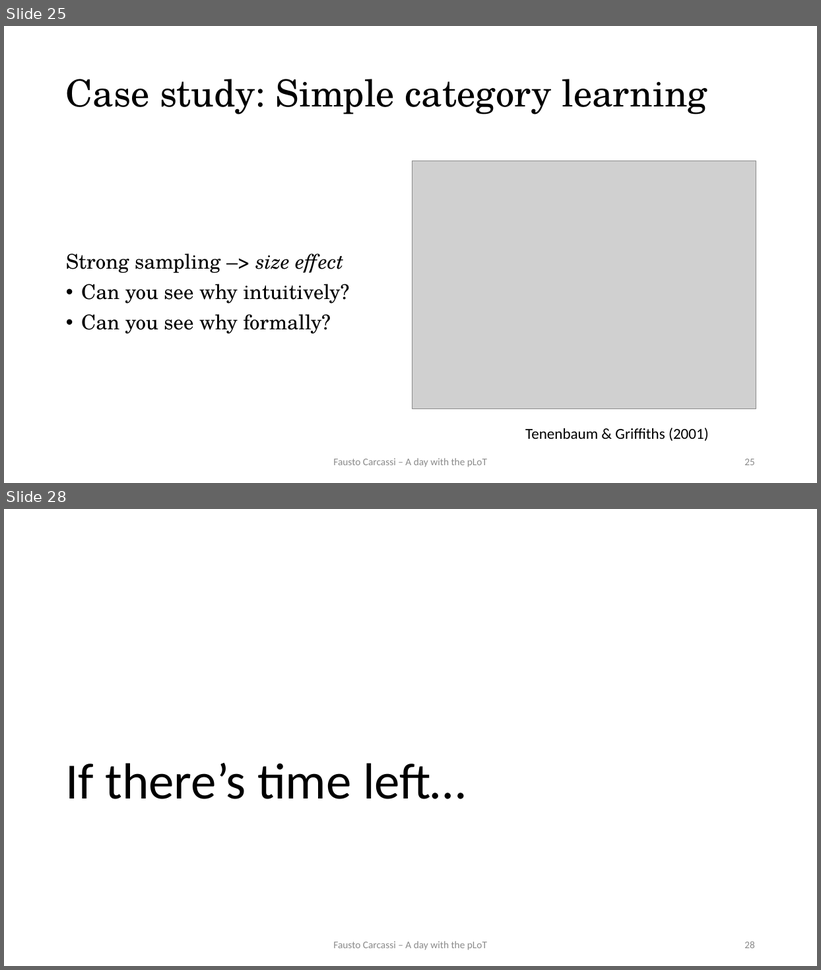
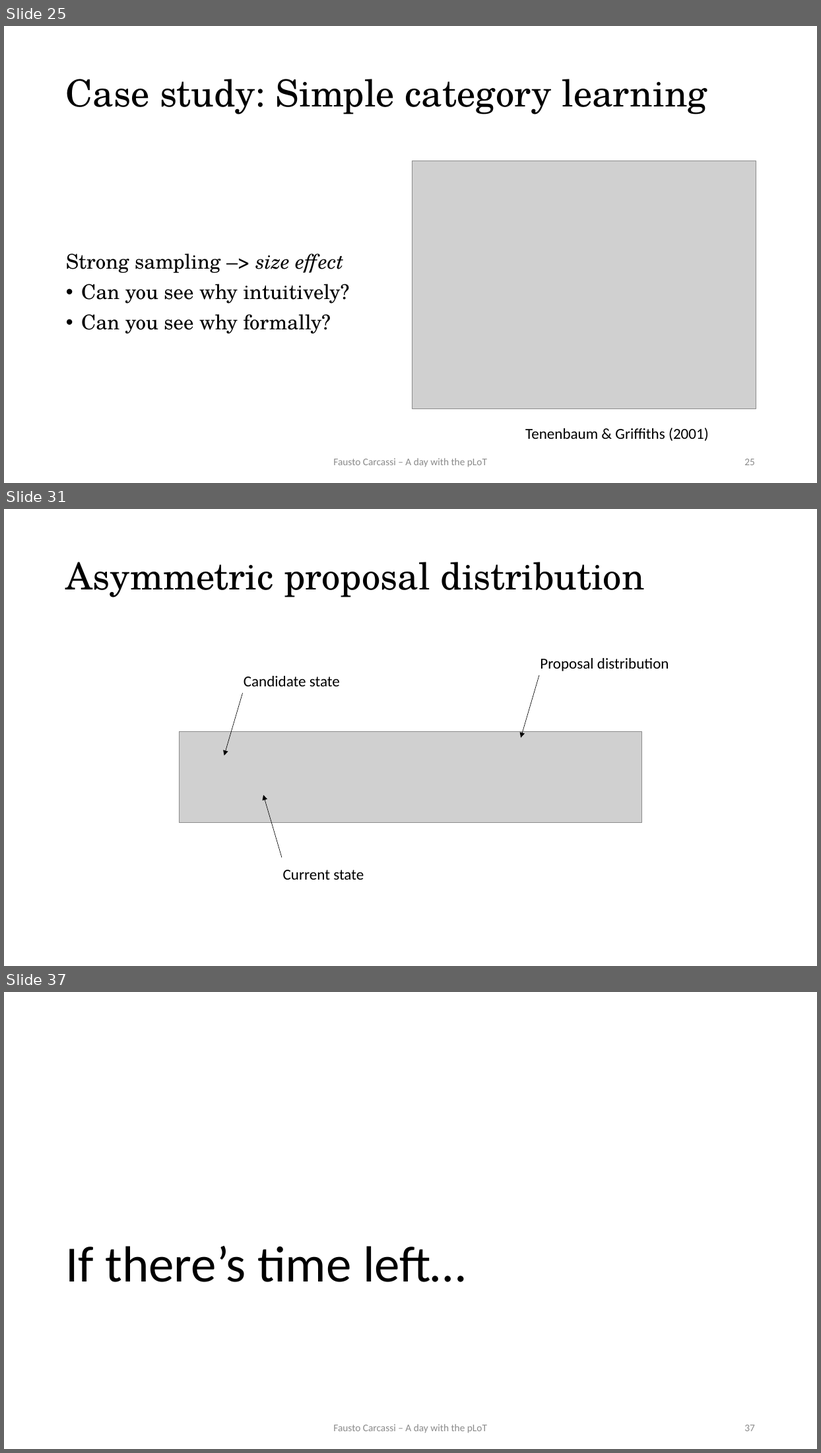
Before and after one commit to thelogicalgrammar/pLoT_workshop, a slide deck: book/lectures/2.pptx. Shown one above the other, each under a label of ours: slides 25 and 28 before the commit, slides 25, 31 and 37 after it; the slides between them are not shown. The pictures are 821x970 and 821x1453 pixels, drawn with LibreOffice and Linux fonts; fonts in the diff are those of the drawing; grey boxes stand for pictures. Boxes give left, top, right and bottom in pixels: in the first picture for what was removed or moved away, otherwise in the second. Text is boxed around its words. In the diff, an @@ line names an element or a change of style, - is before the commit and + after.

```diff
--- a/book/lectures/2.pptx
+++ b/book/lectures/2.pptx
@@ slide 31 added at (4, 509, 817, 966), background #FFFFFF @@
@@ title added at (66, 562, 645, 597), 44 pt, text #000000 @@
+Asymmetric proposal distribution
@@ text added at (540, 658, 669, 671), 18 pt, text #000000 @@
+Proposal distribution
@@ text added at (244, 676, 340, 687), 18 pt, text #000000 @@
+Candidate state
@@ arrow added from (539, 675) to (521, 738), #000000 0.5 pt @@
@@ arrow added from (242, 693) to (224, 756), #000000 0.5 pt @@
@@ picture added at (179, 732, 642, 823) @@
@@ arrow added from (282, 858) to (263, 795), #000000 0.5 pt @@
@@ text added at (283, 870, 364, 880), 18 pt, text #000000 @@
+Current state
@@ what was slide 28 is now slide 37 @@
@@ page number at (745, 1425, 755, 1432): text changed @@
-28
+37
```
Also in this commit, not shown: 4 slides changed, 9 other slides added, 8 other files.
